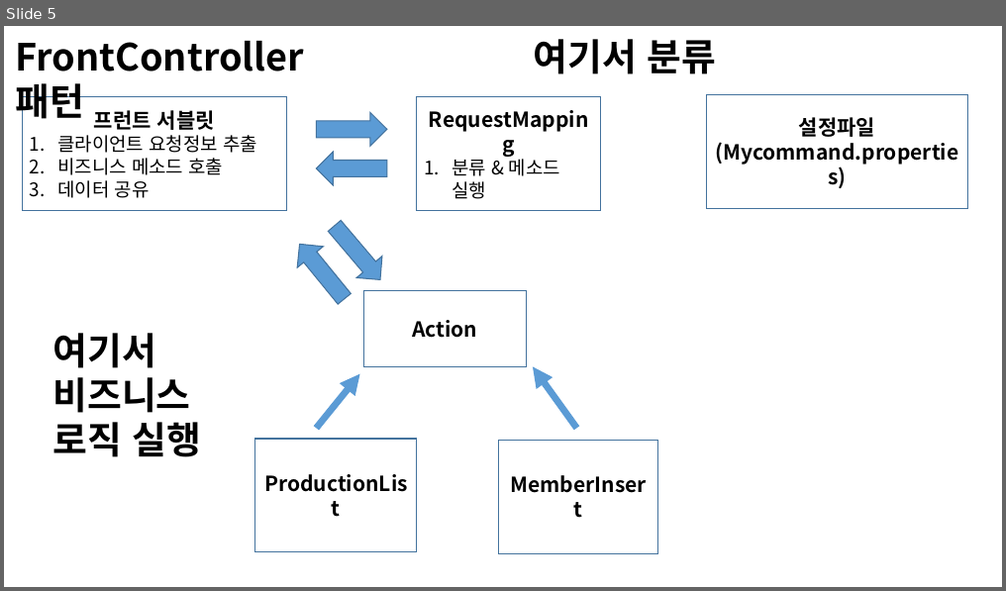
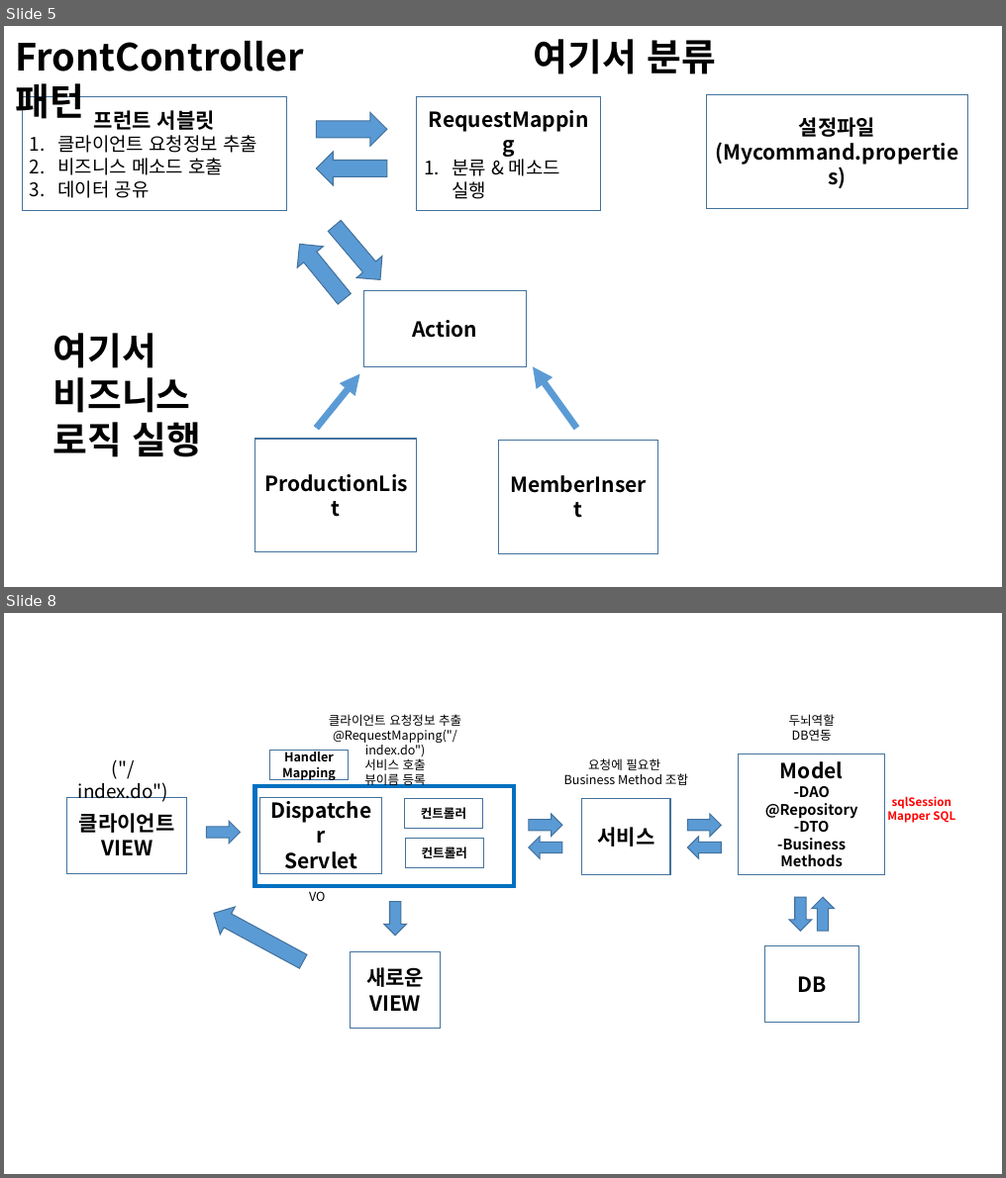
Before and after one commit to jaywagger/TIL, a slide deck: 3. HTML/프레젠테이션1.pptx. Shown one above the other, each under a label of ours: slide 5 before the commit, slides 5 and 8 after it; the slides between them are not shown. The pictures are 1006x591 and 1006x1178 pixels, drawn with LibreOffice and Linux fonts; fonts in the diff are those of the drawing. Boxes give left, top, right and bottom in pixels: in the first picture for what was removed or moved away, otherwise in the second. Text is boxed around its words. In the diff, an @@ line names an element or a change of style, - is before the commit and + after.

```diff
--- a/3. HTML/프레젠테이션1.pptx
+++ b/3. HTML/프레젠테이션1.pptx
@@ slide 8 added at (x1=4, y1=613, x2=1002, y2=1174), background #FFFFFF @@
@@ text added at (x1=329, y1=714, x2=461, y2=788), 12 pt, text #000000 @@
+클라이언트 요청정보 추출
+@RequestMapping("/index.do")
+서비스 호출
+뷰이름 등록
@@ text added at (x1=789, y1=714, x2=835, y2=741), 12 pt, text #000000 @@
+두뇌역할
+DB연동
@@ rectangle added at (x1=269, y1=750, x2=349, y2=780), outline #43739E 1 pt, 12 pt, text #000000, bold @@
+Handler
+Mapping
@@ text added at (x1=564, y1=759, x2=688, y2=785), 12 pt, text #000000 @@
+요청에 필요한
+Business Method 조합
@@ rectangle added at (x1=739, y1=754, x2=885, y2=874), outline #43739E 1 pt, 14 pt, text #000000, bold @@
+Model
+-DAO
+@Repository
+-DTO
+-Business Methods
@@ text added at (x1=78, y1=778, x2=168, y2=802), 18 pt, text #000000 @@
+("/index.do")
@@ rectangle added at (x1=254, y1=786, x2=514, y2=886), outline #0070C0 4 pt @@
@@ rectangle added at (x1=67, y1=797, x2=187, y2=873), outline #43739E 1 pt, 20 pt, text #000000, bold @@
+클라이언트
+VIEW
@@ rectangle added at (x1=260, y1=797, x2=382, y2=873), outline #43739E 1 pt, 20 pt, text #000000, bold @@
+Dispatcher
+Servlet
@@ rectangle added at (x1=405, y1=799, x2=483, y2=829), outline #43739E 1 pt, 12 pt, text #000000, bold @@
+컨트롤러
@@ right arrow added at (x1=529, y1=814, x2=562, y2=836), fill #5B9BD5, outline #43739E 1 pt @@
@@ rectangle added at (x1=582, y1=799, x2=670, y2=875), outline #43739E 1 pt, 20 pt, text #000000, bold @@
+서비스
@@ right arrow added at (x1=687, y1=814, x2=721, y2=836), fill #5B9BD5, outline #43739E 1 pt @@
@@ text added at (x1=887, y1=796, x2=955, y2=823), 11 pt, text #FF0000, bold @@
+sqlSession
+Mapper SQL
@@ right arrow added at (x1=206, y1=821, x2=240, y2=844), fill #5B9BD5, outline #43739E 1 pt @@
@@ rectangle added at (x1=405, y1=839, x2=484, y2=868), outline #43739E 1 pt, 12 pt, text #000000, bold @@
+컨트롤러
@@ right arrow added at (x1=529, y1=836, x2=562, y2=859), fill #5B9BD5, outline #43739E 1 pt @@
@@ right arrow added at (x1=687, y1=836, x2=721, y2=859), fill #5B9BD5, outline #43739E 1 pt @@
@@ right arrow added at (x1=206, y1=900, x2=311, y2=976), fill #5B9BD5, outline #43739E 1 pt @@
@@ text added at (x1=309, y1=891, x2=325, y2=901), 12 pt, text #000000 @@
+VO
@@ right arrow added at (x1=384, y1=902, x2=406, y2=936), fill #5B9BD5, outline #43739E 1 pt @@
@@ right arrow added at (x1=790, y1=897, x2=812, y2=931), fill #5B9BD5, outline #43739E 1 pt @@
@@ right arrow added at (x1=812, y1=897, x2=835, y2=931), fill #5B9BD5, outline #43739E 1 pt @@
@@ rectangle added at (x1=350, y1=953, x2=441, y2=1029), outline #43739E 1 pt, 20 pt, text #000000, bold @@
+새로운
+VIEW
@@ rectangle added at (x1=764, y1=947, x2=859, y2=1023), outline #43739E 1 pt, 20 pt, text #000000, bold @@
+DB
```
Also in this commit, not shown: 2 other slides added.
